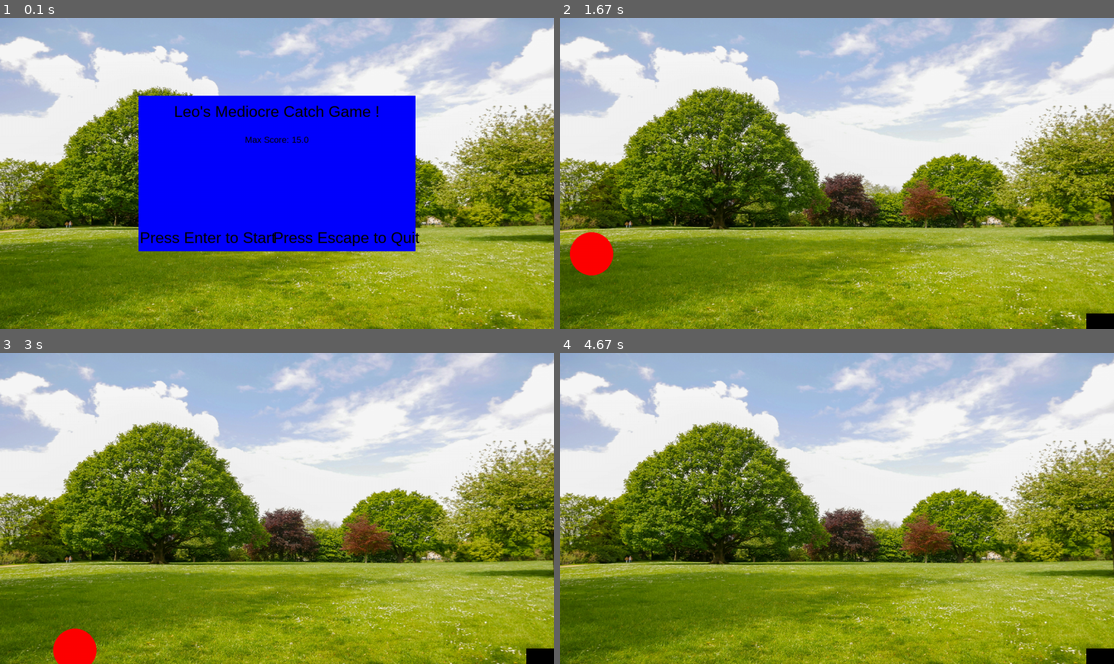
Above: before the commit, frames 1-4 (two rows, left to right).
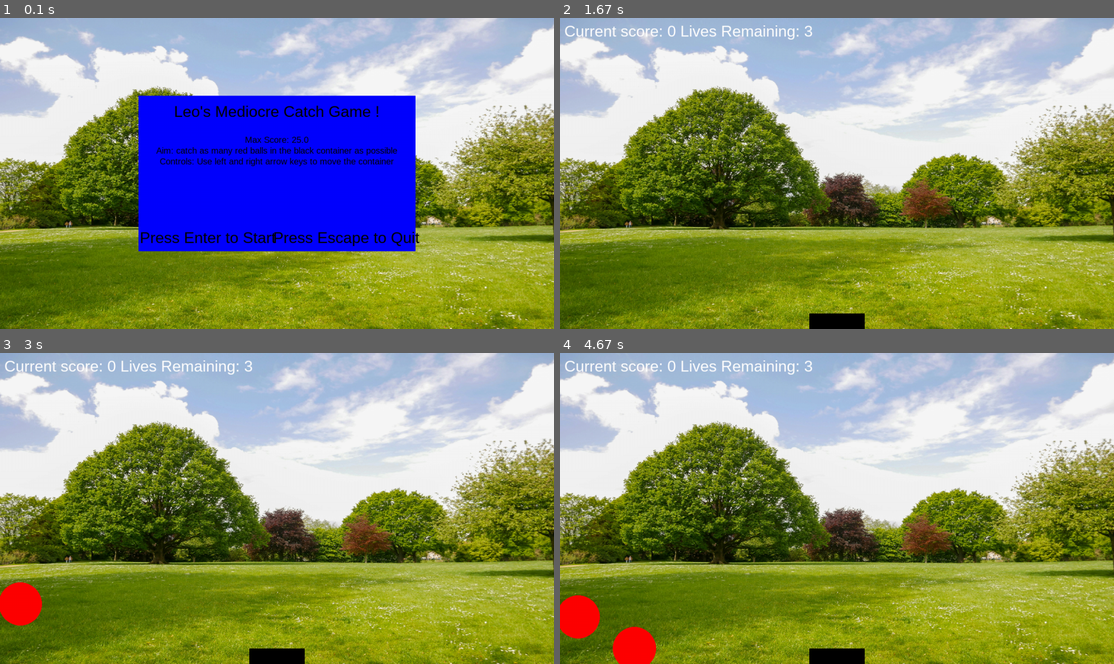
Above: after the commit, the same moments.

Repository: Leo-sailor/PyGameCatch
Game: pygame game, started from main.py
The game is run twice, just before and just after one commit, with the same random seed, the same clock (stepped at 60 frames per second) and the same inputs.
Inputs:
- Up to frame 1 (0.1 s): no input
- Up to frame 2 (1.67 s): tap Enter at 0.33 s; tap Space at 0.67 s
- Up to frame 3 (3 s): no input
- Up to frame 4 (4.67 s): no input

The runs differ from the first frame. In frame 1, 0.9% of the frame differs, in the area x 28-72%, y 38-48%; in frame 2, 2.1%; in frame 3, 2.9%; in frame 4, 2.9%, in the area x 0-100%, y 2-100%.

Commit message:
Finished Game

Diff:
--- a/basket.py
+++ b/basket.py
@@ -1,22 +1,25 @@
 import pygame as pg
 from pygame import SurfaceType
+from fallingObject import FallingObject, PIXELS_PER_METER
 
-from fallingObject import FallingObject
+
 class Basket():
     def __init__(self, width: int, height: int, screen_width: int):
         self.width = width
         self.height = height
-        self.left_coord = (screen_width-width/2)
-        self.left_limit = 0
+        self.left_coord = ((screen_width-width)/2)
+        self.left_limit = 50
         self.right_limit = screen_width - width
     def __add__(self, other):
-        if isinstance(other,int):
-            self.left_coord += other
+        if isinstance(other,int) or isinstance(other,float):
+            self.left_coord = round(self.left_coord + other)
             self.limit_space()
+            return self
     def __sub__(self, other):
-        if isinstance(other,int):
-            self.left_coord -= other
+        if isinstance(other,int) or isinstance(other,float):
+            self.left_coord = round(self.left_coord - other)
             self.limit_space()
+            return self
     def render(self,screen: SurfaceType):
         r = pg.rect.Rect(self.left_coord,screen.get_rect().height - self.height,self.width,self.height)
         pg.draw.rect(screen, (0, 0, 0), r)
@@ -30,7 +33,7 @@
     def is_caught(self, item: FallingObject):
         if item.position.y > 0.2:
             return False
-        if self.left_coord <= item.position.x <= self.left_coord+ self.width:
+        if self.left_coord <= item.position.x * PIXELS_PER_METER <= self.left_coord+ self.width:
             return True
         else:
             return False
--- a/fallingObject.py
+++ b/fallingObject.py
@@ -36,15 +36,12 @@
 
 class Ball(FallingObject):
     def __init__(self, initial_position:Vector2, initial_velocity:Vector2, radius:float, mass:float, color: Tuple[int, int,int]):
-        # radius in meters
+        # radius - meters
         # mass > 0
-        super().__init__(initial_position, initial_velocity,2*radius * PIXELS_PER_METER, math.pi * radius*radius * 0.5, mass)
+        super().__init__(initial_position, initial_velocity,2*radius, math.pi * radius*radius * 0.5, mass)
         self.radius = radius
         self.color = color
     def render(self, screen: SurfaceType):
         height = screen.get_rect().height
-        try:
-            pg.draw.circle(screen, self.color, (int(self.position.x*PIXELS_PER_METER), height - int(self.position.y*PIXELS_PER_METER)), int(self.radius*PIXELS_PER_METER))
-        except Exception:
-            breakpoint()
+        pg.draw.circle(screen, self.color, (int(self.position.x*PIXELS_PER_METER), height - int(self.position.y*PIXELS_PER_METER)), int(self.radius*PIXELS_PER_METER))
         return True
--- a/main.py
+++ b/main.py
@@ -1,14 +1,17 @@
 from random import randrange
 
 import pygame as pg
-from pygame.gfxdraw import pixel
-from pygame.locals import *
+from pygame.locals import RESIZABLE
 
 from baseClasses import Vector2
 from basket import Basket
 from fallingObject import Ball, PIXELS_PER_METER
 import os
 import time
+
+QUIT = "Press Escape to Quit"
+
+
 def load_image(file):
     #loads an image and prepares it
     main_dir = os.path.split(os.path.abspath(__file__))[0]
@@ -19,17 +22,13 @@
         raise SystemExit(f'Could not load image "{file}" {pg.get_error()}')
     return surface.convert()
 pg.init()
-
-def draw_score(score):
+def display_game_text(current_score, lives_remaining):
     font = pg.font.SysFont("Arial", 36)
-    score_text = font.render(f"Score: {score}", True, (0,0,255))
-    screen.blit(score_text, (10, 10))
-
-
+    text = font.render(f"Current score: {current_score} Lives Remaining: {lives_remaining}", 1, (255, 255, 255))
+    screen.blit(text, (10, 10))
 # 0 - main menu, 1 playing, 2 end screen 4 quit, 5 - pause
 GAMESTATE = 0
 
-pg.init()
 # display nonsense
 fullscreen = False
 scale_factor = 80
@@ -60,6 +59,10 @@
 
 score = 0
 catcher = Basket(int(SCREENRECT.width/10),int(SCREENRECT.height/20), SCREENRECT.width)
+d_t = 0
+lives = 3
+last_ball_time = time.time_ns()
+center = Vector2(screen.get_rect().width/2,screen.get_rect().height/2)
 while GAMESTATE != 4:
     for event in pg.event.get():
         if event.type == pg.QUIT:
@@ -68,52 +71,72 @@
             SCREENRECT = pg.Rect(0, 0, event.w, event.h)
             background = pg.transform.scale(bgdtile, SCREENRECT.size)
             catcher.update_screen(SCREENRECT.width)
+            center = Vector2(screen.get_rect().width / 2, screen.get_rect().height / 2)
         if event.type == pg.KEYDOWN:
-            if event.key == pg.K_SPACE and GAMESTATE == 1:
-                ball = Ball(Vector2(0, 0), Vector2(randrange(3, 14), randrange(12, 25)), 1, 5, (255, 0, 0))
-                while not ball.check_landing(screen.get_rect().width):
-                    ball = Ball(Vector2(0, 0), Vector2(randrange(3, 14), randrange(12, 25)), 1, 5, (255, 0, 0))
-                balls.append(ball)
-                print("ball added")
             if event.key == pg.K_RETURN:
                 if GAMESTATE in[0,3]:
                     GAMESTATE = 1
                     force_dt = True
+                    last_ball_time = time.time_ns()
                     score = 0
+                    lives = 3
                     balls = []
                 if GAMESTATE == 5:
                     GAMESTATE = 1
+                    last_ball_time = time.time_ns()
                     force_dt = True
             if event.key == pg.K_ESCAPE:
                 if GAMESTATE == 1:
+                    print("paused")
                     GAMESTATE = 5
-                if GAMESTATE in [3,0]:
+                elif GAMESTATE in [3,0,5]:
+                    print("quitting")
+                    if score > max_score:
+                        max_score = score
                     GAMESTATE =  4
-            if event.key == pg.K_LEFT and GAMESTATE == 1:
-                catcher -= d_t * PIXELS_PER_METER * 10
-            if event.key == pg.K_RIGHT and GAMESTATE == 1:
-                catcher += d_t * PIXELS_PER_METER * 10
 
     screen.fill((255,255,255))
     screen.blit(background, (0, 0))
     if GAMESTATE == 1:
+        interval = 2 - (score * 0.019)
+        now = time.time_ns()
+        if (now-last_ball_time) *(10**-9) > interval:
+            ball = Ball(Vector2(0, 0), Vector2(randrange(3, 14), randrange(12, 25)), 1, 5, (255, 0, 0))
+            while not ball.check_landing(screen.get_rect().width):
+                ball = Ball(Vector2(0, 0), Vector2(randrange(3, 14), randrange(12, 25)), 1, 5, (255, 0, 0))
+            balls.append(ball)
+            last_ball_time = now
+
         d_t = (time.time_ns() - last_time) * 10 **-9
         if force_dt:
             d_t = 0.01
             force_dt = False
         last_time = time.time_ns()
-        to_remove = []
+        keys = pg.key.get_pressed()
+        if keys[pg.K_LEFT] or keys[pg.K_a]:
+            catcher -= (d_t * PIXELS_PER_METER * 10)
+        if keys[pg.K_RIGHT]or keys[pg.K_d]:
+            catcher += (d_t * PIXELS_PER_METER * 10)
+        display_game_text(score,lives)
+        to_remove = set()
         for i,ball in enumerate(balls):
             ball.render(screen)
             if catcher.is_caught(ball):
                 score += 1
+                print("ball Caught")
+                to_remove.add(i)
             if not ball.update(d_t):
-                to_remove.append(i)
-        for i in reversed(to_remove):
+                to_remove.add(i)
+                lives -= 1
+                print("ball removed")
+        to_remove_list = list(to_remove)
+        to_remove_list.sort(reverse=True)
+        for i in to_remove_list:
             balls.pop(i)
         catcher.render(screen)
+        if lives<=1:
+            GAMESTATE = 3
     elif GAMESTATE == 0:
-        center = Vector2(screen.get_rect().width/2,screen.get_rect().height/2)
         r = pg.rect.Rect(*(center/2).tup(),*center.tup())
         pg.draw.rect(screen,(0,0,255),r)
         font = pg.font.SysFont("Arial", 36)
@@ -124,16 +147,63 @@
         text = font.render("Max Score: "+ str(max_score), True, (0, 0, 0))
         text.get_rect()
         screen.blit(text, (center + (-text.get_rect().width / 2, -center.y / 4)).tup())
+        font = pg.font.SysFont("Arial", 20)
+        text = font.render("Aim: catch as many red balls in the black container as possible", True, (0, 0, 0))
+        text.get_rect()
+        screen.blit(text, (center + (-text.get_rect().width / 2, (-center.y / 4) + 25)).tup())
+        font = pg.font.SysFont("Arial", 20)
+        text = font.render("Controls: Use left and right arrow keys to move the container", True, (0, 0, 0))
+        text.get_rect()
+        screen.blit(text, (center + (-text.get_rect().width / 2, (-center.y / 4) + 50)).tup())
         font = pg.font.SysFont("Arial", 36)
         text = font.render("Press Enter to Start", True, (0, 0, 0))
         text.get_rect()
         screen.blit(text, (center + (-text.get_rect().width / 2 - center.x/4, center.y / 2.8)).tup())
-        text = font.render("Press Escape to Quit", True, (0, 0, 0))
+        text = font.render(QUIT, True, (0, 0, 0))
         text.get_rect()
         screen.blit(text, (center + (-text.get_rect().width / 2 + center.x / 4, center.y / 2.8)).tup())
+    elif GAMESTATE == 3:
+        if score > max_score:
+            max_score = score
+        r = pg.rect.Rect(*(center/2).tup(),*center.tup())
+        pg.draw.rect(screen,(0,0,255),r)
+        font = pg.font.SysFont("Arial", 50)
+        text = font.render("Game Over!", True, (0, 0, 0))
+        text.get_rect()
+        screen.blit(text,(center+(-text.get_rect().width/2,-center.y/2.2)).tup())
+        font = pg.font.SysFont("Arial", 20)
+        text = font.render("Max Score: "+ str(max_score) + "    Your Score: " + str(score), True, (0, 0, 0))
+        text.get_rect()
+        screen.blit(text, (center + (-text.get_rect().width / 2, -center.y / 4.5)).tup())
+        font = pg.font.SysFont("Arial", 36)
+        text = font.render("Press Enter to Restart", True, (0, 0, 0))
+        text.get_rect()
+        screen.blit(text, (center + (-text.get_rect().width / 2 - center.x/4, center.y / 2.8)).tup())
+        text = font.render(QUIT, True, (0, 0, 0))
+        text.get_rect()
+        screen.blit(text, (center + (-text.get_rect().width / 2 + center.x / 4, center.y / 2.8)).tup())
+    elif GAMESTATE ==5:
+        r = pg.rect.Rect(*(center / 2).tup(), *center.tup())
+        pg.draw.rect(screen, (0, 0, 255), r)
+        font = pg.font.SysFont("Arial", 50)
+        text = font.render("Game Paused!", True, (0, 0, 0))
+        text.get_rect()
+        screen.blit(text, (center + (-text.get_rect().width / 2, -center.y / 2.2)).tup())
+        font = pg.font.SysFont("Arial", 20)
+        text = font.render("Max Score: " + str(max_score) + "    Your Current Score: " + str(score), True, (0, 0, 0))
+        text.get_rect()
+        screen.blit(text, (center + (-text.get_rect().width / 2, -center.y / 4.5)).tup())
+        font = pg.font.SysFont("Arial", 36)
+        text = font.render("Press Enter to Resume", True, (0, 0, 0))
+        text.get_rect()
+        screen.blit(text, (center + (-text.get_rect().width / 2 - center.x / 4, center.y / 2.8)).tup())
+        text = font.render(QUIT, True, (0, 0, 0))
+        text.get_rect()
+        screen.blit(text, (center + (-text.get_rect().width / 2 + center.x / 4, center.y / 2.8)).tup())
 
     pg.display.flip()
 
-
+with open(file,"a") as f:
+    f.writelines(["\n" +str(max_score)])
 
 pg.quit()
--- a/score.txt
+++ b/score.txt
@@ -1,3 +1,5 @@
 5
 10
-15
+10.0
+10.0
+25
